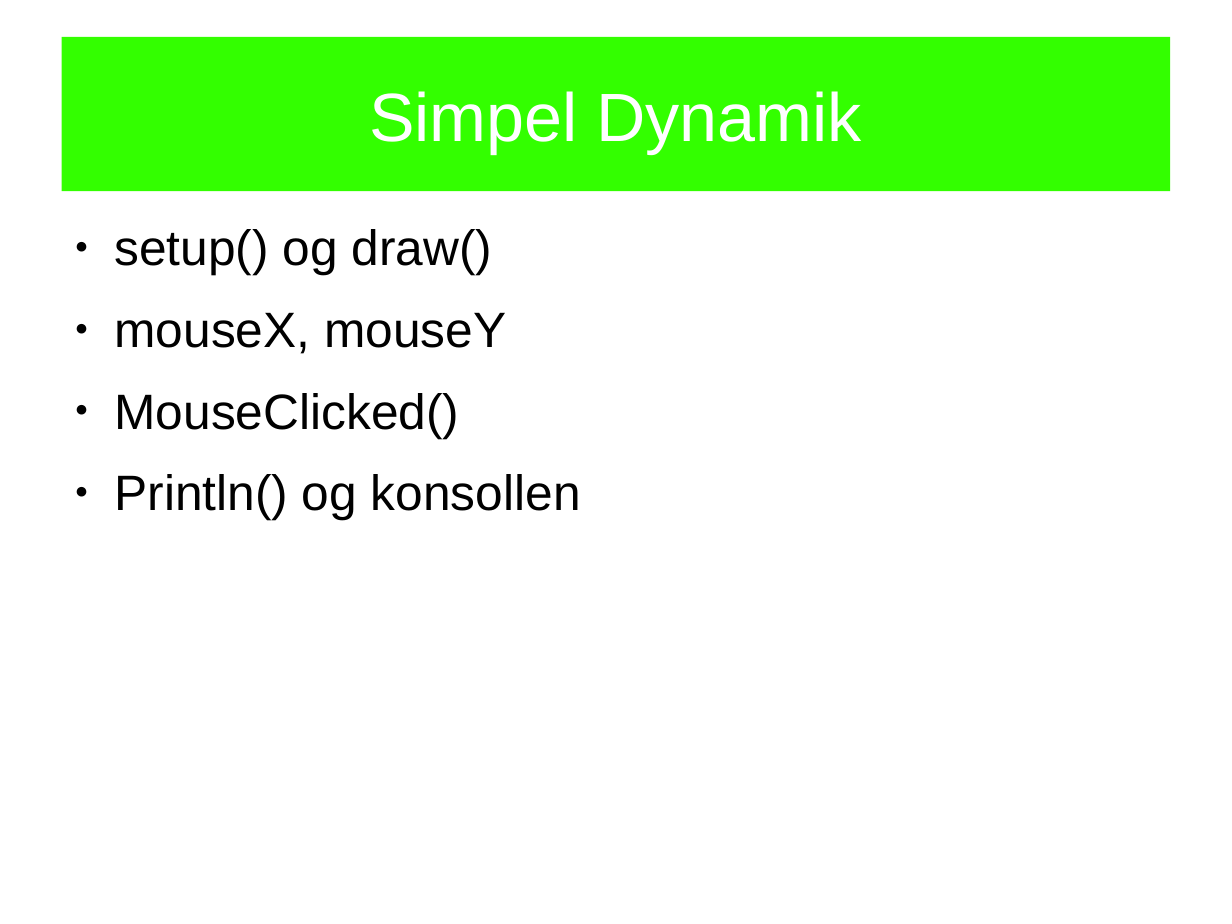
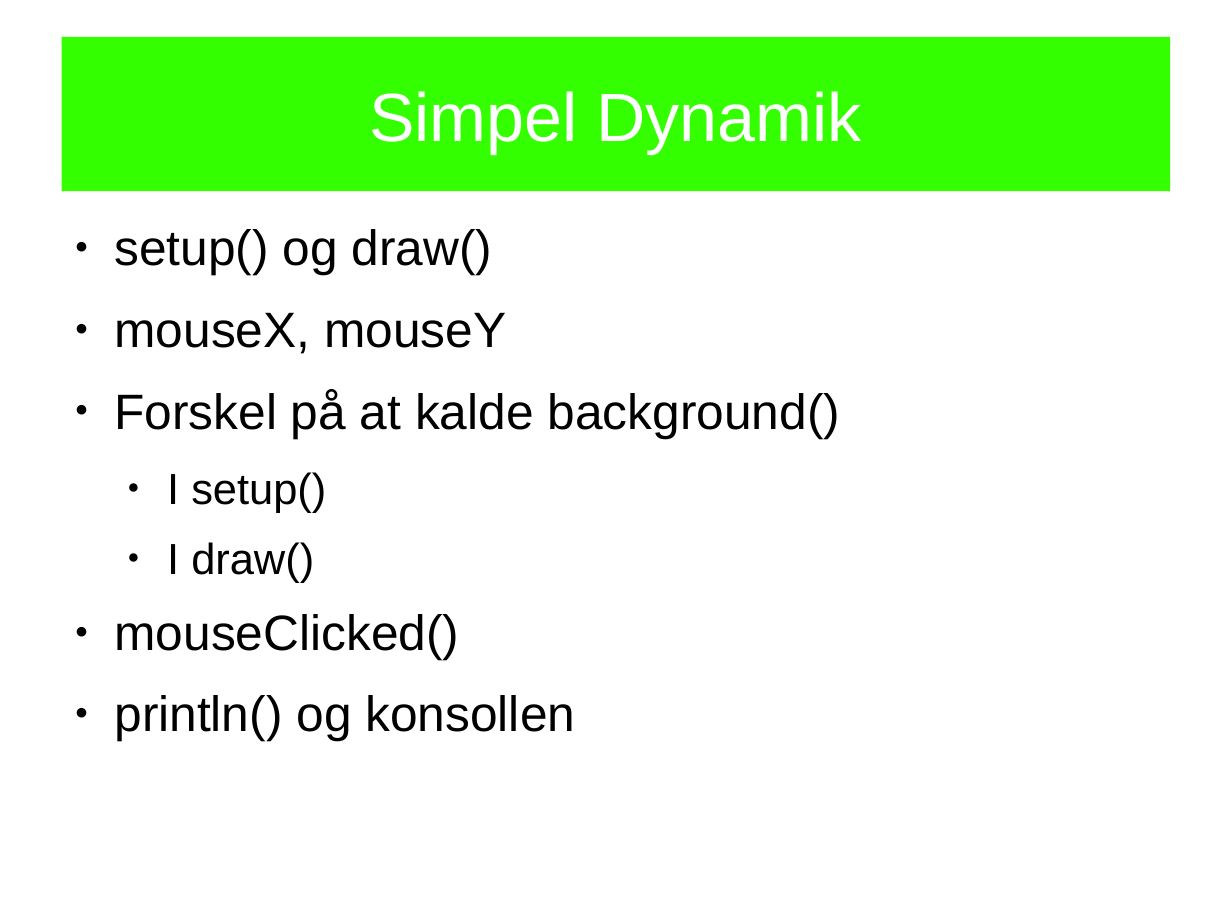
Before and after one commit to openspaceaarhus/Processing-workshops, a slide deck: slide 13 of slides/workshop1/workshop1.odp. Drawn at 1232x924 pixels with LibreOffice and Linux fonts; fonts in the diff are those of the drawing. Boxes give left, top, right and bottom in pixels: in the first picture for what was removed or moved away, otherwise in the second. Text is boxed around its words. In the diff, an @@ line names an element or a change of style, - is before the commit and + after.

```diff
--- a/slides/workshop1/workshop1.odp
+++ b/slides/workshop1/workshop1.odp
@@ text at [114,389,841,741]: text changed @@
-● MouseClicked()
-● Println() og konsollen
+● Forskel på at kalde background()
+  ● I setup()
+  ● I draw()
+● mouseClicked()
+● println() og konsollen
```
Also in this commit, not shown: 6 other slides changed, 1 other file.
